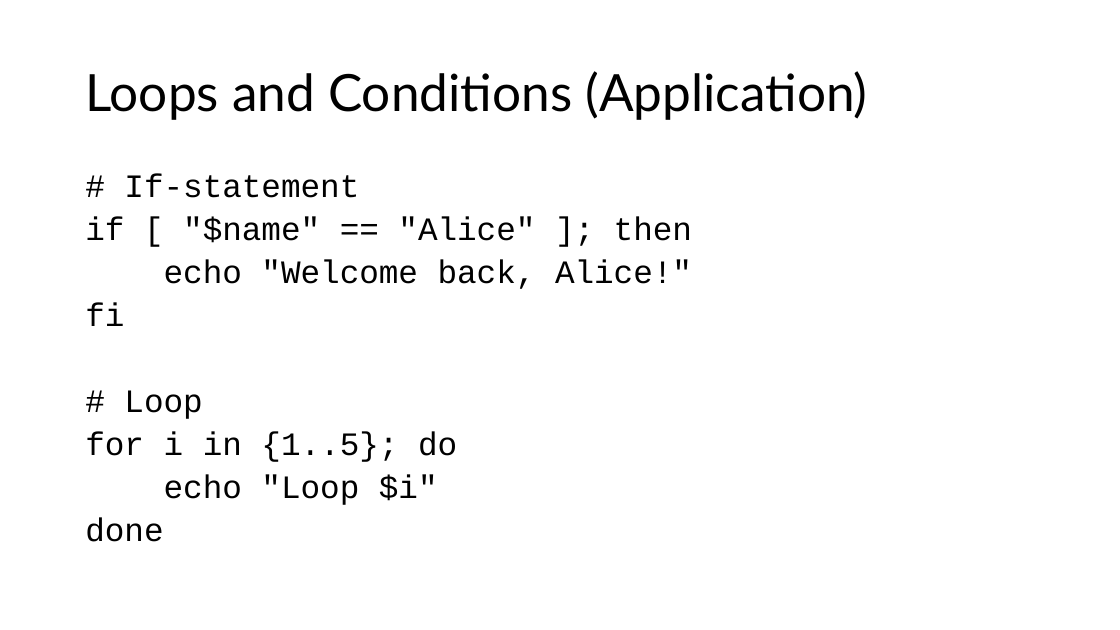
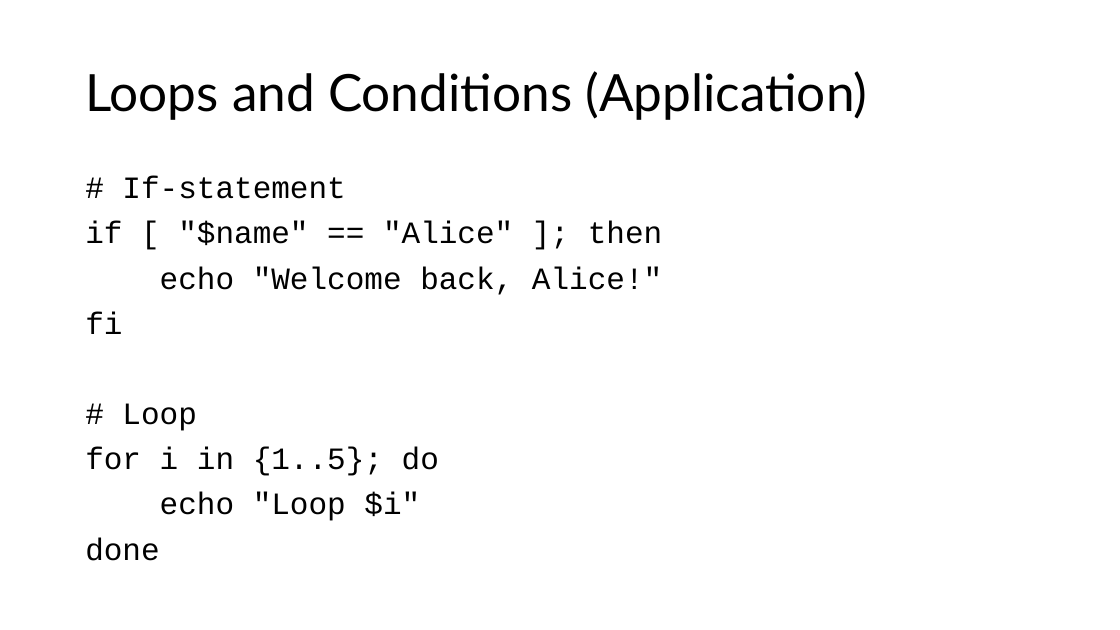
Before and after one commit to linuxgeeked/public, a slide deck: slide 13 of CyberCamp2025/2025_CyberCamp.pptx. Drawn at 1120x630 pixels with LibreOffice and Linux fonts; fonts in the diff are those of the drawing. Boxes give left, top, right and bottom in pixels: in the first picture for what was removed or moved away, otherwise in the second. Text is boxed around its words. In the diff, an @@ line names an element or a change of style, - is before the commit and + after.

```diff
--- a/CyberCamp2025/2025_CyberCamp.pptx
+++ b/CyberCamp2025/2025_CyberCamp.pptx
@@ text "# If-statement" at (85,176,662,561): size 28 to 26.6 pt; line spacing 0.8 to 0.9 @@
```
Also in this commit, not shown: 8 other slides changed, 8 other files.
